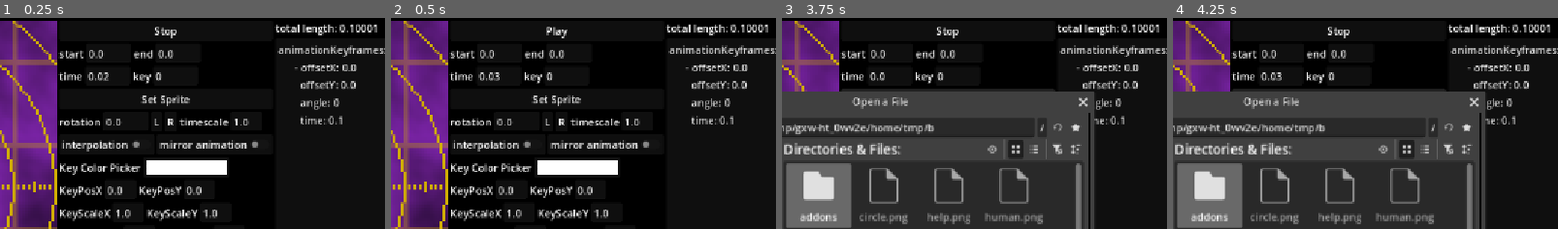
Above: before the commit, frames 1-4 (left to right).
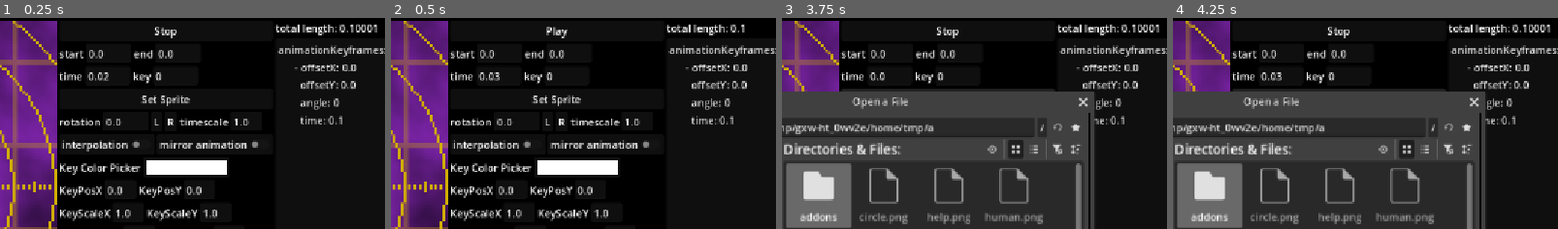
Above: after the commit, the same moments.

Repository: mika10095/carmine-weapon-anim-editor
Game: Godot game, scene res://main.tscn
Same seed, same stepped clock (60 frames per second), same inputs: the game is played once before the commit and once after it.
Inputs:
- Up to frame 1 (0.25 s): no input
- Up to frame 2 (0.5 s): no input
- Up to frame 3 (3.75 s): click "Process" at 0.5 s; click "Play" at 1.25 s; click "Stop" at 2 s; click "Play" at 2.75 s; click "Set Sprite" at 3.5 s
- Up to frame 4 (4.25 s): no input
The pictures show only the part of the screen within x 37-87%, y 0-50%; the shares and areas given below are measured in that part.

Frame 1 is identical in both runs. In frame 2, 0.2% of the frame differs, in the area x 92-98%, y 2-7%; in frame 3, less than 0.1%; in frame 4, less than 0.1%.

Commit message:
totally fixed the freezing and hid the evidence

Diff:
--- a/monolith.gd
+++ b/monolith.gd
@@ -420,7 +420,7 @@
 
 	weapon_sprite.modulate = a.color.lerp(b.color, t)
 
-func _on_parse_pressed(): #TODO fix lockout bug when importing 1 thing with 0 length
+func _on_parse_pressed():
 	keyframes.clear()
 	for child in anim_key_holder.get_children():
 		child.queue_free()
@@ -466,7 +466,7 @@
 		length+=key.delta
 	#print("total length of all segments: " +str(length))
 	total_length_changed.emit(length)
-	total_length_label.text = "total length: " + str(length)
+	total_length_label.text = "total length: " + str(snapped(length,0.01))
 	var progress_max = anim_key_holder.size.x
 	progress_marker.position.x = progress_max*(time/length)-8
 
